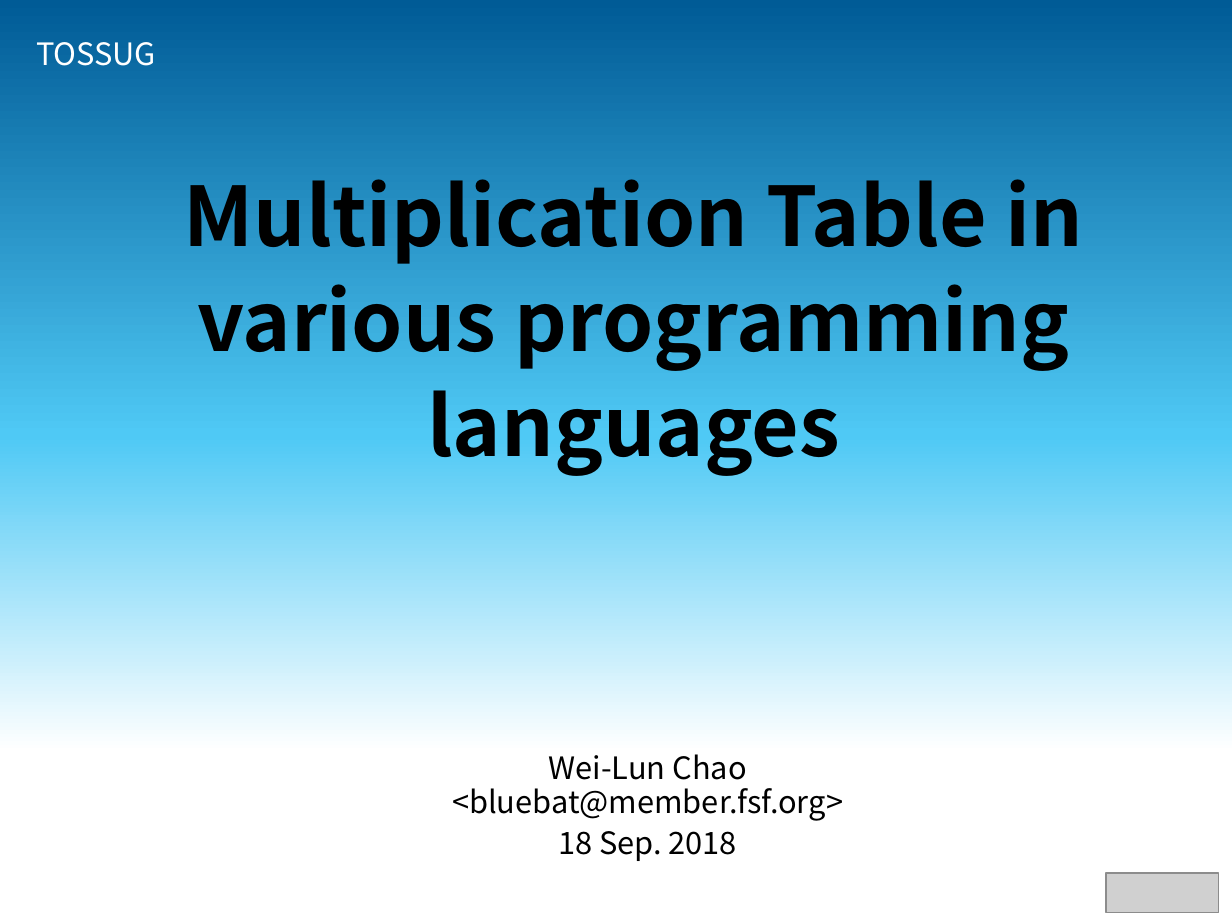
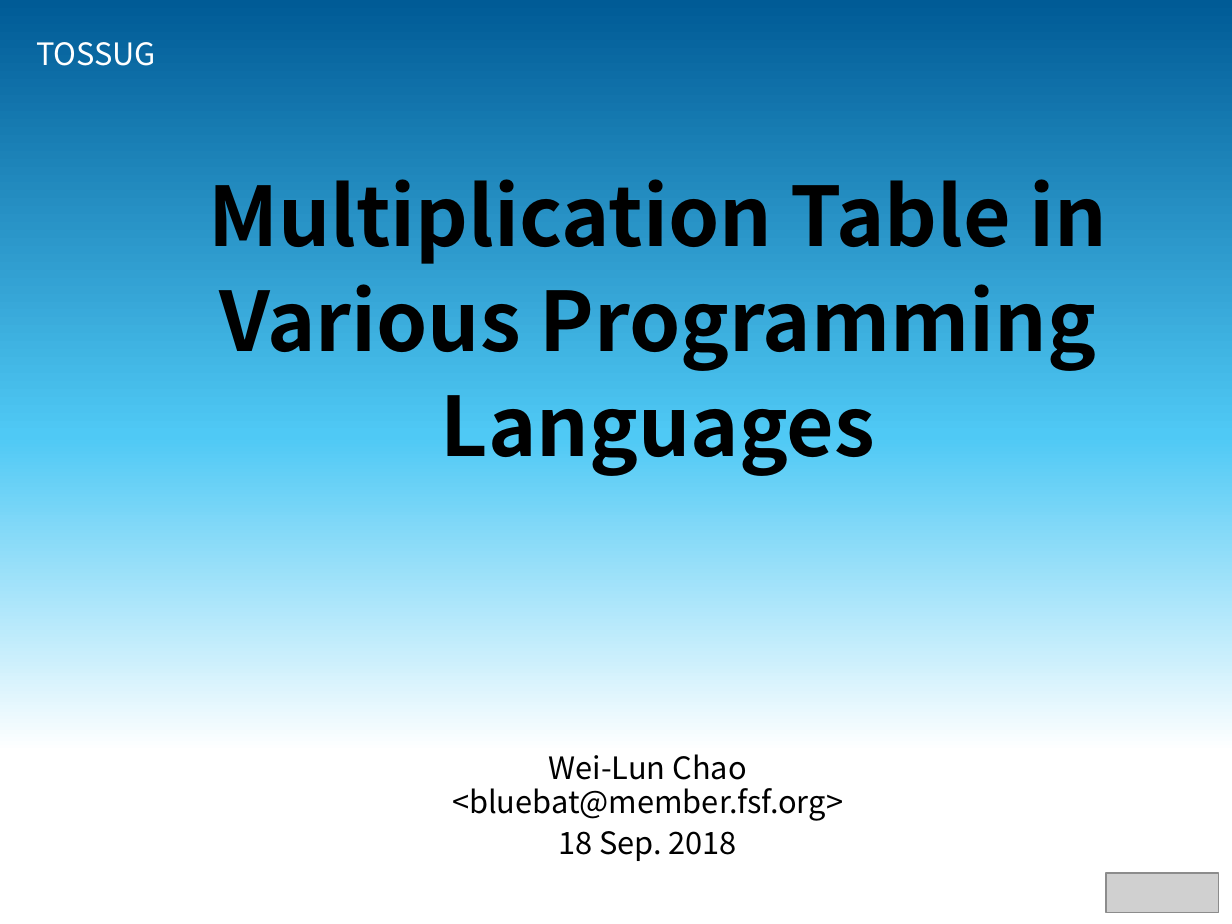
Before and after one commit to bluebat/.presentations, a slide deck: slide 1 of multiplication-table.odp. Drawn at 1232x924 pixels with LibreOffice and Linux fonts; fonts in the diff are those of the drawing; grey boxes stand for pictures; background and template pictures are left out. Boxes give left, top, right and bottom in pixels: in the first picture for what was removed or moved away, otherwise in the second. Text is boxed around its words. In the diff, an @@ line names an element or a change of style, - is before the commit and + after.

```diff
--- a/multiplication-table.odp
+++ b/multiplication-table.odp
@@ title at bbox=[208, 179, 1108, 476]: text changed @@
-Multiplication Table in various programming languages
+Multiplication Table in Various Programming Languages
```
Also in this commit, not shown: 3 other slides changed, 1 slide added.
